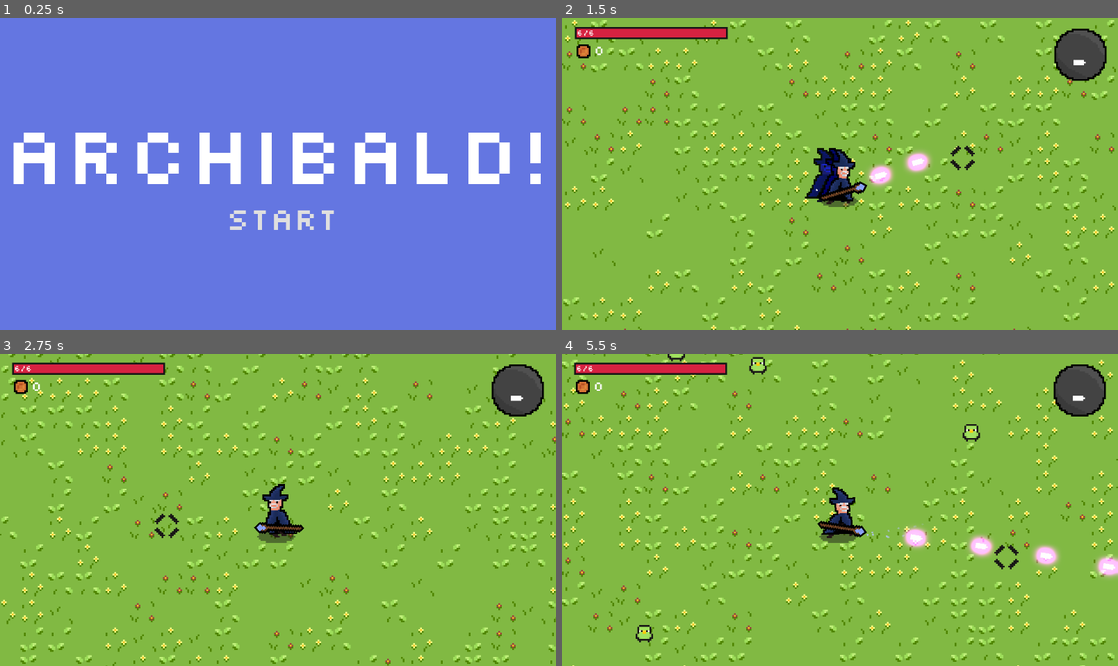
Above: before the commit, frames 1-4 (two rows, left to right).
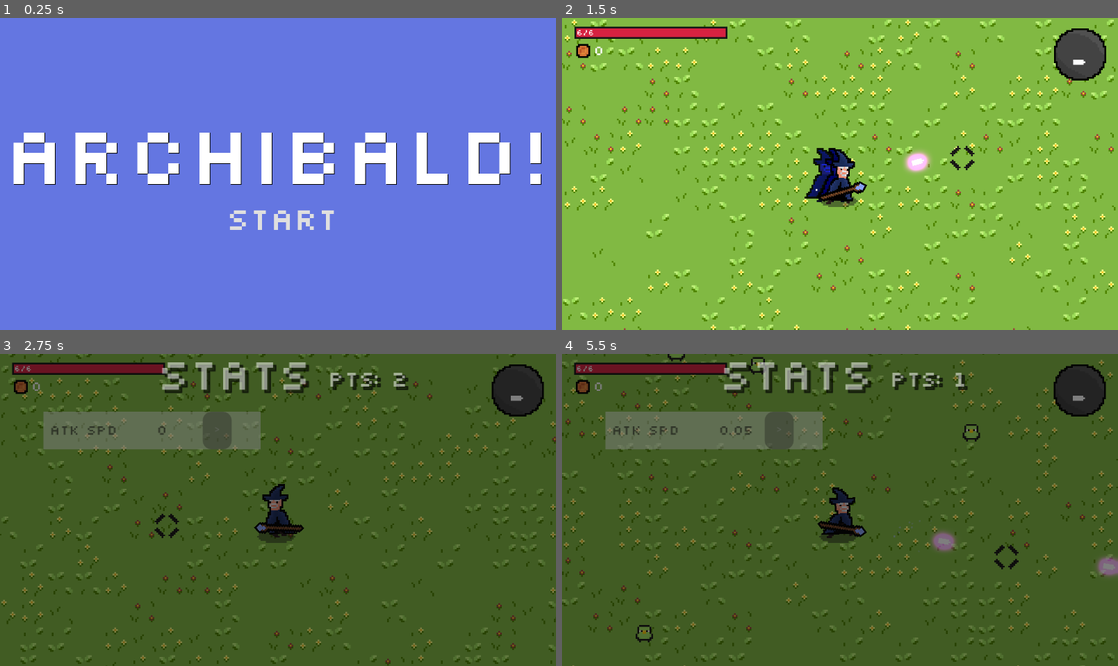
Above: after the commit, the same moments.

Repository: Henry-H08/Archibald
Game: Godot game, scene res://main/main.tscn
Two runs of this game, one before a commit and one after it. Both use one fixed random seed, a clock stepped at 60 frames per second and the inputs below.
Inputs (mouse positions are in pixels of both pictures, inside the frame that each line leads up to):
- Up to frame 1 (0.25 s): no input
- Up to frame 2 (1.5 s): click "Start" at 0.5 s; tap Enter at 1.25 s; move the mouse to (962, 158) at 1.27 s; press the mouse at (962, 158) at 1.28 s; hold D (right) from 1.28 s (still down); tap Shift (dash) at 1.35 s
- Up to frame 3 (2.75 s): move the mouse to (166, 525) at 2.02 s; release D (right) at 2.03 s; release the mouse at (166, 525) at 2.03 s; hold S (down) from 2.03 s (still down); click (166, 525) at 2.1 s; tap Tab (open_stats, bound only after the commit) at 2.3 s
- Up to frame 4 (5.5 s): release S (down) at 2.75 s; click (778, 432) at 2.75 s, where only the run after the commit has a clickable ">"; move the mouse to (895, 441) at 3.52 s; hold D (right) 3.53-4.28 s; tap Tab (open_stats, bound only after the commit) at 3.6, 5.3 s; tap Shift (dash) at 3.8, 4.35 s; move the mouse to (812, 572) at 4.27 s; hold W (up) 4.28-5.03 s; click (812, 572) at 4.55 s; move the mouse to (1006, 556) at 5.02 s; press the mouse at (1006, 556) at 5.03 s; hold A (left) from 5.03 s (still down)

The runs differ from the first frame. In frame 1, 0.7% of the frame differs, in the area x 2-98%, y 36-54%; in frame 2, 4.5%; in frame 3, 99%, in the area x 0-100%, y 0-100%; in frame 4, 99%.

Commit message:
Stats page

Diff:
--- a/enemy/coin.gd
+++ b/enemy/coin.gd
@@ -15,11 +15,11 @@
 
 
 func _on_area_2d_body_entered(body: Node2D) -> void:
-	print("g")
+
 	if body.has_method("get_coin"):
 		queue_free()
 		body.get_coin()
-		print("h")
+
 
 func _process(delta: float) -> void:
 	if Global.player_health <= 0:
--- a/enemy/enemy.gd
+++ b/enemy/enemy.gd
@@ -1,13 +1,15 @@
 extends CharacterBody2D
 
-var health = 2
-
+var health = randi_range(1,2)
+var spawn_coin = 0
+var give_point = 0
 @onready var player = get_node("/root/main/player")
 const coin = preload("res://enemy/coin.tscn")
 @onready var area_2d: Area2D = $Area2D
 
 
 func _physics_process(delta):
+
 	var direction = global_position.direction_to(player.global_position)
 	velocity = direction * 5
 	move_and_slide()
@@ -16,11 +18,23 @@
 		if body.has_method("get_hit"):
 			body.get_hit()
 
+	if health <= 0:
+		spawn_coin = randi_range(0,1)
+		give_point = randi_range(0,5)
+
+		if spawn_coin == 1:
+			var coin_instance = coin.instantiate()
+			coin_instance.global_position = global_position
+			get_tree().root.add_child(coin_instance)
+			await get_tree().create_timer(0.01).timeout
+			queue_free()
+		else:
+			queue_free()
+
+		if give_point == 5:
+			Global.points += 1
+		else:
+			pass
+
 func take_damage(dmg):
 	health -= dmg
-	if health <= 0:
-		var coin_instance = coin.instantiate()
-		coin_instance.global_position = global_position
-		get_tree().root.add_child(coin_instance)
-		await get_tree().create_timer(0.01).timeout
-		queue_free()
--- a/general/global.gd
+++ b/general/global.gd
@@ -6,3 +6,5 @@
 var full_mana = 0
 var coins = 0
 var current_spell = 0
+var points = 2
+var attack_speed = 0
--- a/player/dash.gd
+++ b/player/dash.gd
@@ -19,7 +19,7 @@
 func start_dash(duration):
 	timer.wait_time = duration
 	timer.start()
-	print("u")
+
 
 func is_dashing():
 	return !timer.is_stopped()
--- a/player/health_bar.gd
+++ b/player/health_bar.gd
@@ -19,6 +19,7 @@
 
 # Called every frame. 'delta' is the elapsed time since the previous frame.
 func _process(delta: float) -> void:
+	set_health(health)
 	health_bar.max_value = damage_values
 	damage_bar.max_value = damage_values
 	if took_damage == true:
--- a/player/player.gd
+++ b/player/player.gd
@@ -15,6 +15,8 @@
 @onready var camera_2d: Camera2D = $Camera2D
 @onready var game_over: CanvasLayer = $GameOver
 @onready var start: CanvasLayer = $start
+@onready var start_menu: CanvasLayer = $start_menu
+
 
 
 var input := Vector2.ZERO
@@ -30,6 +32,7 @@
 var rotate_start
 var rotate_range = 4
 var rotate_speed = 0.5
+var stat_menu_open = false
 signal dead
 
 static var has_started := false
@@ -39,7 +42,7 @@
 	Global.mana = mana
 	Global.full_mana = mana
 	rotate_start = rotation
-	Input.set_mouse_mode(Input.MOUSE_MODE_HIDDEN)
+	Input.set_mouse_mode(Input.MOUSE_MODE_VISIBLE)
 	Global.player_health = health
 	$start.visible = true
 	get_tree().paused = true
@@ -47,10 +50,11 @@
 		$start.visible = false
 		get_tree().paused = false
 		return
+		Input.set_mouse_mode(Input.MOUSE_MODE_HIDDEN)
 	has_started = true
 
 func _physics_process(delta):
-
+	Input.set_mouse_mode(Input.MOUSE_MODE_HIDDEN)
 	mana = Global.mana
 	input.x = Input.get_action_strength("right") - Input.get_action_strength("left")
 	input.y = Input.get_action_strength("down") - Input.get_action_strength("up")
@@ -58,6 +62,7 @@
 
 	label.text = str(health) + "/6"
 	coins.text = str(Global.coins)
+
 
 
 	if velocity.x != 0 or velocity.y != 0:
@@ -87,13 +92,13 @@
 	if health <= 0:
 		$GameOver.visible = true
 		get_tree().paused = true
+		Input.set_mouse_mode(Input.MOUSE_MODE_VISIBLE)
 
 
 
 
 
 	if Input.is_action_just_pressed("dash"):
-		Input.set_mouse_mode(Input.MOUSE_MODE_VISIBLE)
 		if can_dash == true and dash.stopped == false:
 			can_dash = false
 			animated_sprite_2d.scale = Vector2(0.9, 1.1)
@@ -108,8 +113,15 @@
 			await get_tree().create_timer(1).timeout
 			can_dash = true
 
-
-
+	if Input.is_action_just_pressed("open_stats"):
+		if stat_menu_open == false:
+			$stat_menu.visible = true
+			stat_menu_open = true
+
+		else:
+
+			$stat_menu.visible = false
+			stat_menu_open = false
 
 	var speed = 15
 	if speed != 15:
--- a/player/player.tscn
+++ b/player/player.tscn
@@ -12,6 +12,7 @@
 [ext_resource type="PackedScene" uid="uid://bv183sh288w7t" path="res://player/spell_display.tscn" id="9_n7ghd"]
 [ext_resource type="FontFile" uid="uid://hivvbyufkiwx" path="res://general/slkscr.ttf" id="9_nvl01"]
 [ext_resource type="Texture2D" uid="uid://cfs22gdv0f0x1" path="res://player/shadow.png" id="12_ivps1"]
+[ext_resource type="Script" uid="uid://bc5fmo0pvqp1n" path="res://player/start_menu.gd" id="13_yllr7"]
 
 [sub_resource type="RectangleShape2D" id="RectangleShape2D_b26j0"]
 size = Vector2(10, 17)
@@ -293,6 +294,8 @@
 offset_bottom = 75.5001
 grow_horizontal = 2
 grow_vertical = 2
+theme_override_colors/font_shadow_color = Color(0, 0, 0, 1)
+theme_override_colors/font_outline_color = Color(0, 0, 0, 1)
 theme_override_fonts/font = ExtResource("9_nvl01")
 theme_override_font_sizes/font_size = 150
 text = "ARCHIBALD!"
@@ -314,9 +317,103 @@
 text = "Start"
 flat = true
 
+[node name="stat_menu" type="CanvasLayer" parent="."]
+visible = false
+script = ExtResource("13_yllr7")
+
+[node name="ColorRect" type="ColorRect" parent="stat_menu"]
+modulate = Color(1, 1, 1, 0.516)
+z_index = -1
+offset_right = 195.0
+offset_bottom = 108.0
+color = Color(0.0233718, 0.0233718, 0.0233718, 1)
+
+[node name="title" type="Label" parent="stat_menu/ColorRect"]
+layout_mode = 1
+anchors_preset = 5
+anchor_left = 0.5
+anchor_right = 0.5
+offset_left = -44.0
+offset_right = 10.0
+offset_bottom = 23.0
+grow_horizontal = 2
+theme_override_colors/font_color = Color(1, 1, 1, 1)
+theme_override_colors/font_shadow_color = Color(0, 0, 0, 1)
+theme_override_colors/font_outline_color = Color(0, 0, 0, 1)
+theme_override_fonts/font = ExtResource("9_nvl01")
+text = "Stats"
+
+[node name="points" type="Label" parent="stat_menu/ColorRect"]
+layout_mode = 1
+anchors_preset = 5
+anchor_left = 0.5
+anchor_right = 0.5
+offset_left = 15.0
+offset_top = 5.0
+offset_right = 69.0
+offset_bottom = 28.0
+grow_horizontal = 2
+theme_override_colors/font_color = Color(1, 1, 1, 1)
+theme_override_colors/font_shadow_color = Color(0, 0, 0, 1)
+theme_override_colors/font_outline_color = Color(0, 0, 0, 1)
+theme_override_fonts/font = ExtResource("9_nvl01")
+theme_override_font_sizes/font_size = 8
+text = "Pts: "
+metadata/_edit_use_anchors_ = true
+
+[node name="attack_speed_box" type="ColorRect" parent="stat_menu/ColorRect"]
+z_index = -1
+layout_mode = 1
+anchors_preset = 8
+anchor_left = 0.5
+anchor_top = 0.5
+anchor_right = 0.5
+anchor_bottom = 0.5
+offset_left = -82.5
+offset_top = -34.0
+offset_right = -7.5
+offset_bottom = -21.0
+grow_horizontal = 2
+grow_vertical = 2
+
+[node name="attack_speed_title" type="Label" parent="stat_menu/ColorRect/attack_speed_box"]
+layout_mode = 0
+offset_left = 2.0
+offset_top = 4.0
+offset_right = 42.0
+offset_bottom = 27.0
+theme_override_colors/font_color = Color(0, 0, 0, 1)
+theme_override_fonts/font = ExtResource("9_nvl01")
+theme_override_font_sizes/font_size = 5
+text = "Atk Spd"
+
+[node name="attack_speed_num" type="Label" parent="stat_menu/ColorRect/attack_speed_box"]
+unique_name_in_owner = true
+layout_mode = 0
+offset_left = 39.0
+offset_top = 4.0
+offset_right = 79.0
+offset_bottom = 27.0
+theme_override_colors/font_color = Color(0, 0, 0, 1)
+theme_override_fonts/font = ExtResource("9_nvl01")
+theme_override_font_sizes/font_size = 5
+text = "1"
+
+[node name="attack_speed_button" type="Button" parent="stat_menu/ColorRect/attack_speed_box"]
+unique_name_in_owner = true
+layout_mode = 0
+offset_left = 55.0
+offset_right = 65.0
+offset_bottom = 13.0
+mouse_filter = 1
+theme_override_font_sizes/font_size = 3
+action_mode = 0
+text = ">"
+
 [connection signal="timeout" from="GhostTimer" to="." method="_on_ghost_timer_timeout"]
 [connection signal="timeout" from="temp" to="." method="_on_temp_timeout"]
+[connection signal="pressed" from="GameOver/restart_button" to="." method="_on_button_pressed"]
 [connection signal="pressed" from="GameOver/restart_button" to="." method="_on_restart_button_pressed"]
-[connection signal="pressed" from="GameOver/restart_button" to="." method="_on_button_pressed"]
+[connection signal="pressed" from="start/start_button" to="." method="_on_button_pressed"]
 [connection signal="pressed" from="start/start_button" to="." method="_on_start_button_pressed"]
-[connection signal="pressed" from="start/start_button" to="." method="_on_button_pressed"]
+[connection signal="pressed" from="stat_menu/ColorRect/attack_speed_box/attack_speed_button" to="stat_menu" method="_on_attack_speed_button_pressed"]
--- /dev/null
+++ b/player/start_menu.gd
@@ -0,0 +1,22 @@
+extends CanvasLayer
+@onready var color_rect: ColorRect = $ColorRect
+@onready var points: Label = $ColorRect/points
+@onready var attack_speed_num: Label = %attack_speed_num
+@onready var attack_speed_button_1: Button = %attack_speed_button1
+@onready var attack_speed_button_2: Button = %attack_speed_button2
+
+# Called when the node enters the scene tree for the first time.
+func _ready() -> void:
+	pass # Replace with function body.
+
+
+# Called every frame. 'delta' is the elapsed time since the previous frame.
+func _process(delta: float) -> void:
+	points.text = "pts: " + str(Global.points)
+	attack_speed_num.text = str(Global.attack_speed)
+
+
+func _on_attack_speed_button_pressed() -> void:
+	if Global.points >= 1:
+		Global.attack_speed += 0.05
+		Global.points -= 1
--- a/project.godot
+++ b/project.godot
@@ -66,6 +66,11 @@
 "events": [Object(InputEventKey,"resource_local_to_scene":false,"resource_name":"","device":-1,"window_id":0,"alt_press …(195 unchanged characters)…
 ]
 }
+open_stats={
+"deadzone": 0.2,
+"events": [Object(InputEventKey,"resource_local_to_scene":false,"resource_name":"","device":-1,"window_id":0,"alt_pressed":false,"shift_pressed":false,"ctrl_pressed":false,"meta_pressed":false,"pressed":false,"keycode":0,"physical_keycode":4194306,"key_label":0,"unicode":0,"location":0,"echo":false,"script":null)
+]
+}
 
 [rendering]
 
--- a/staff and spells/basic_staff.gd
+++ b/staff and spells/basic_staff.gd
@@ -9,11 +9,12 @@
 var current_spell = magic_missile
 var current = 0
 var spell = []
+var attack_speed = 0
 
 class magic_missile:
 	const title: String = "magic_missile"
 	const file: = preload("res://staff and spells/magic_missile.tscn")
-	const delay: float = 0.1
+	const delay: float = 0.3
 	const shake: float = 1
 
 class fireball:
@@ -37,6 +38,7 @@
 
 
 func _process(delta: float) -> void:
+	attack_speed = Global.attack_speed
 	look_at(get_global_mouse_position())
 	current_spell = spells[current]
 
@@ -56,7 +58,7 @@
 			bullet_instance.rotation = rotation
 			can_use = false
 			particles.emitting = true
-			await get_tree().create_timer(current_spell.delay).timeout
+			await get_tree().create_timer(current_spell.delay - attack_speed/10).timeout
 			particles.emitting = false
 			can_use = true
 
Not shown: 1 places in player/player.tscn that only renumber resources
Not shown, added: player/start_menu.gd.uid
Not shown: 2 places in staff and spells/staff.tscn that only renumber resources
Not shown, changed: exports/Archibald!.html
Not shown, changed: exports/Archibald!.pck
